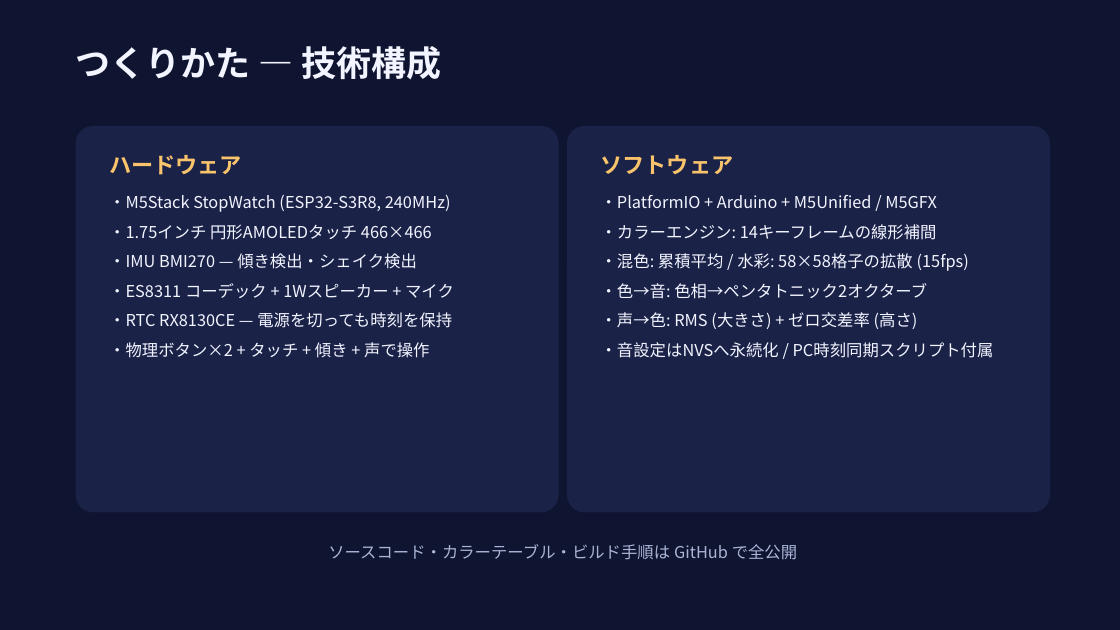
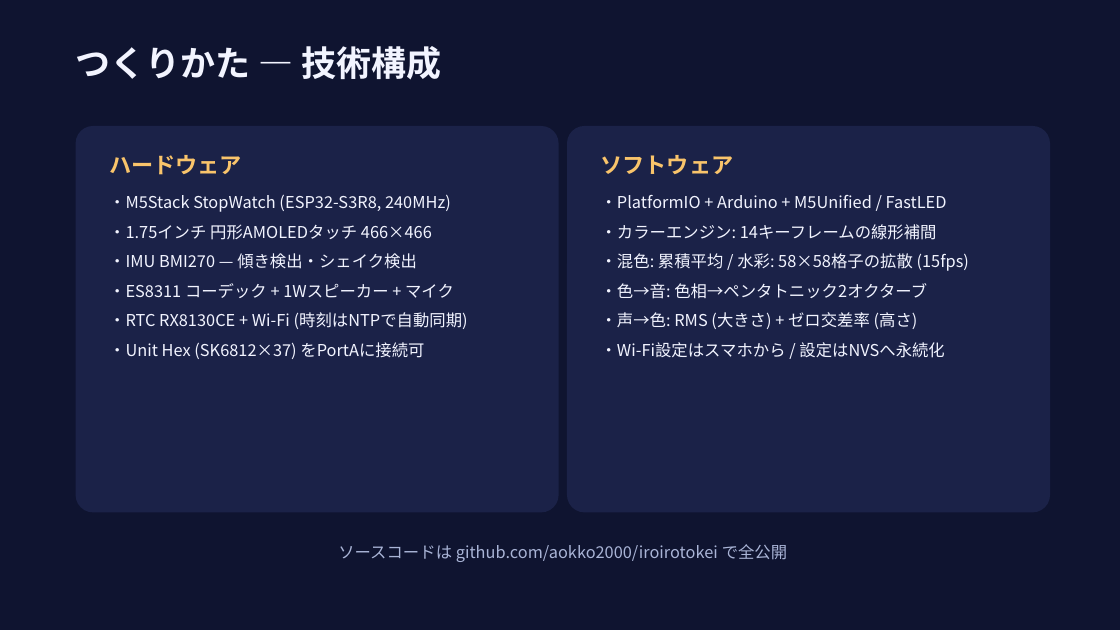
Before and after one commit to aokko2000/iroirotokei, a slide deck: slide 9 of docs/iroirotokei_contest_slides.pptx (slide 8 before the commit). Drawn at 1120x630 pixels with LibreOffice and Linux fonts; fonts in the diff are those of the drawing. Boxes give left, top, right and bottom in pixels: in the first picture for what was removed or moved away, otherwise in the second. Text is boxed around its words. In the diff, an @@ line names an element or a change of style, - is before the commit and + after.

```diff
--- a/docs/iroirotokei_contest_slides.pptx
+++ b/docs/iroirotokei_contest_slides.pptx
@@ text at (x1=601, y1=195, x2=947, y2=208): text changed @@
-・PlatformIO + Arduino + M5Unified / M5GFX
+・PlatformIO + Arduino + M5Unified / FastLED
@@ text at (x1=109, y1=312, x2=468, y2=359): text changed @@
-・RTC RX8130CE — 電源を切っても時刻を保持
-・物理ボタン×2 + タッチ + 傾き + 声で操作
+・RTC RX8130CE + Wi-Fi (時刻はNTPで自動同期)
+・Unit Hex (SK6812×37) をPortAに接続可
@@ text at (x1=601, y1=342, x2=944, y2=358): text changed @@
-・音設定はNVSへ永続化 / PC時刻同期スクリプト付属
+・Wi-Fi設定はスマホから / 設定はNVSへ永続化
@@ text at (x1=338, y1=544, x2=787, y2=562): text changed @@
-ソースコード・カラーテーブル・ビルド手順は GitHub で全公開
+ソースコードは github.com/aokko2000/iroirotokei で全公開
```
Also in this commit, not shown: 2 other slides changed, 1 slide added, 2 other files.
